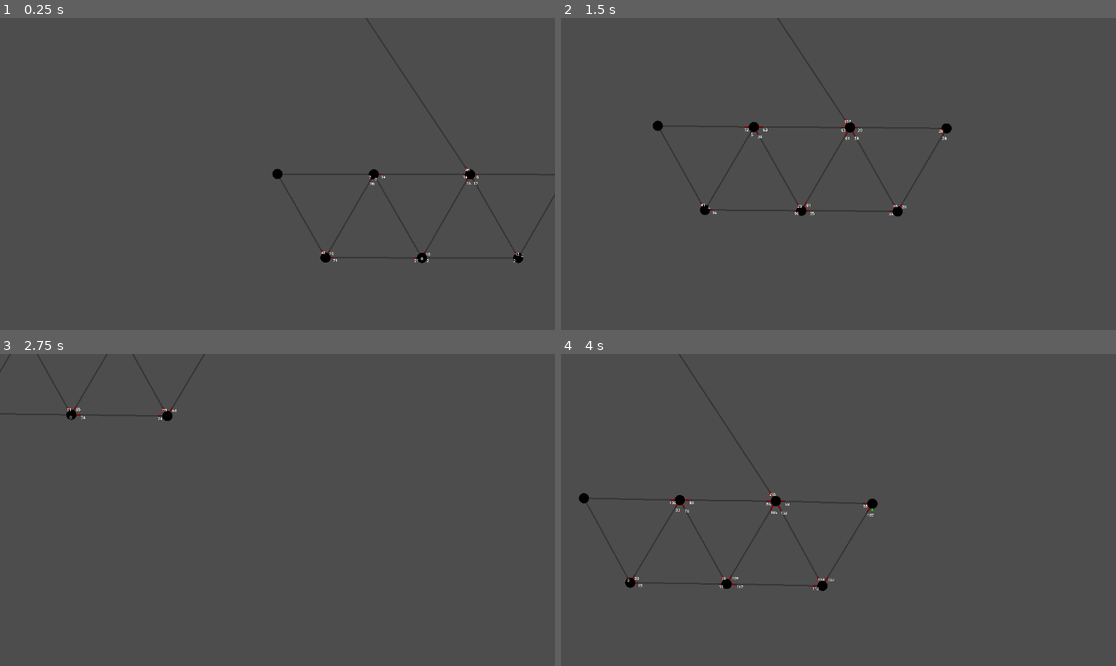
Above: before the commit, frames 1-4 (two rows, left to right).
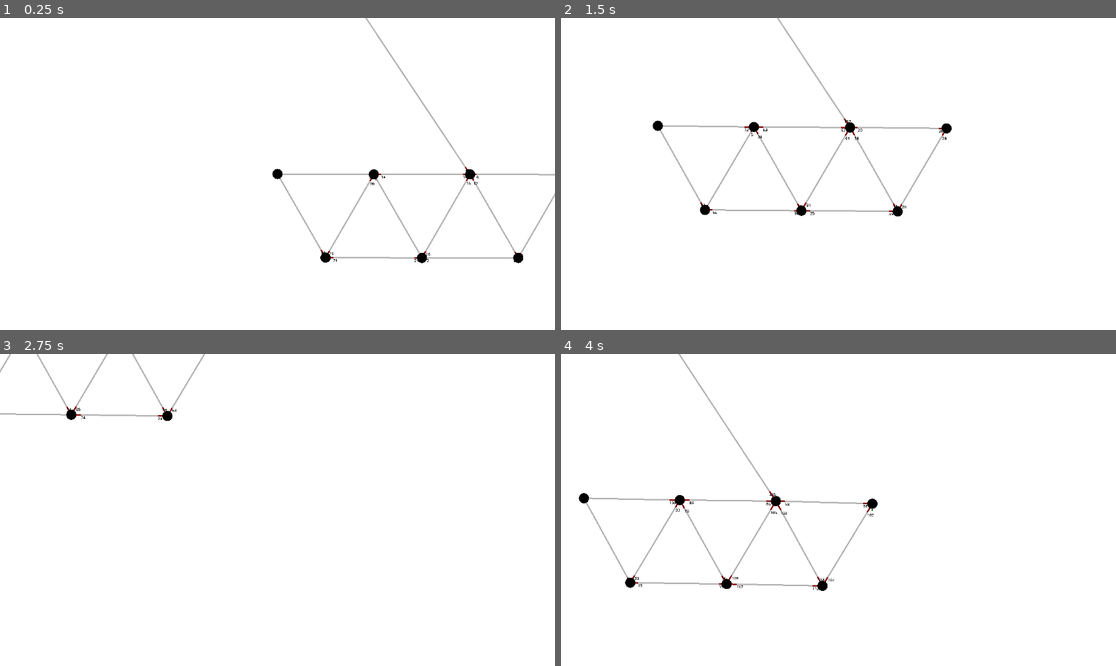
Above: after the commit, the same moments.

Repository: Thomas737/Truss-Calculations
Game: Godot game, scene res://2D Sim/main.tscn
Same seed, same stepped clock (60 frames per second), same inputs: the game is played once before the commit and once after it.
Inputs (mouse positions are in pixels of both pictures, inside the frame that each line leads up to):
- Up to frame 1 (0.25 s): no input
- Up to frame 2 (1.5 s): move the mouse to (960, 158) at 0.52 s; hold Right (ui_right) 0.53-1.28 s; hold ] (increase_weight) 0.53-1.28 s; move the mouse to (727, 189) at 1.27 s; hold Down (ui_down) from 1.28 s (still down); tap [ (decrease_weight) at 1.35 s
- Up to frame 3 (2.75 s): tap ] (increase_weight) at 1.55 s; move the mouse to (333, 441) at 2.02 s; release Down (ui_down) at 2.03 s; hold Right (ui_right) from 2.03 s (still down); hold ] (increase_weight) from 2.03 s (still down)
- Up to frame 4 (4 s): move the mouse to (810, 572) at 2.77 s; release Right (ui_right) at 2.78 s; release ] (increase_weight) at 2.78 s; hold Up (ui_up) 2.78-3.53 s; tap . (zoom_in) at 2.85 s; tap ] (increase_weight) at 3.05 s; move the mouse to (1005, 556) at 3.52 s; hold Left (ui_left) from 3.53 s (still down); hold ] (increase_weight) from 3.53 s (still down); tap , (zoom_out) at 3.6 s

The runs differ from the first frame. In frame 1, 100% of the frame differs, in the area x 0-100%, y 0-100%; in frame 2, 100%; in frame 3, 100%; in frame 4, 100%.

Commit message:
Updated to 4.4

Diff:
--- a/Numerical Truss/2D Sim/Joint.gd
+++ b/Numerical Truss/2D Sim/Joint.gd
@@ -36,10 +36,10 @@
 	if not variable_mass:
 		return
 	if event.is_action_pressed("increase_weight"):
-		print("here")
 		weight_multiplier += 1
 	if event.is_action_pressed("decrease_weight"):
 		weight_multiplier -= 1
+	weight_multiplier = clamp(weight_multiplier, 0, INF)
 	mass = original_mass * weight_multiplier
 
 func _physics_process(delta: float) -> void:
@@ -68,4 +68,4 @@
 		joints[joint][2].text = str(int(forces[joint].length()/10))
 		draw_line(Vector2.ZERO, label_position, Color(0.5,0,0), 3)
 	if not static_joint:
-		draw_line(Vector2.ZERO, Vector2.DOWN*mass*100, Color.GREEN, 2)
+		draw_line(Vector2.ZERO, Vector2.DOWN*mass*100, Color.DARK_GREEN, 2)
--- a/Numerical Truss/2D Sim/force.tscn
+++ b/Numerical Truss/2D Sim/force.tscn
@@ -2,6 +2,7 @@
 
 [sub_resource type="LabelSettings" id="LabelSettings_gcldw"]
 font_size = 64
+font_color = Color(0, 0, 0, 1)
 
 [node name="Force" type="Label"]
 z_index = 1
--- a/Numerical Truss/project.godot
+++ b/Numerical Truss/project.godot
@@ -12,7 +12,7 @@
 
 config/name="Numerical Truss"
 run/main_scene="res://2D Sim/main.tscn"
-config/features=PackedStringArray("4.3", "Forward Plus")
+config/features=PackedStringArray("4.4", "Forward Plus")
 config/icon="res://icon.svg"
 
 [autoload]
@@ -45,3 +45,4 @@
 [rendering]
 
 textures/canvas_textures/default_texture_filter=0
+environment/defaults/default_clear_color=Color(1, 1, 1, 1)
Not shown, added: Numerical Truss/2D Sim/Global.gd.uid
Not shown, added: Numerical Truss/2D Sim/Joint.gd.uid
Not shown, added: Numerical Truss/2D Sim/JointContainer.gd.uid
Not shown, added: Numerical Truss/2D Sim/MainCamera.gd.uid
Not shown: 1 places in Numerical Truss/2D Sim/joint.tscn that only renumber resources
Not shown: 1 places in Numerical Truss/2D Sim/main.tscn that only renumber resources
Not shown, added: Numerical Truss/3D Sim/joint.gd.uid
Not shown: 1 places in Numerical Truss/3D Sim/joint.tscn that only renumber resources
